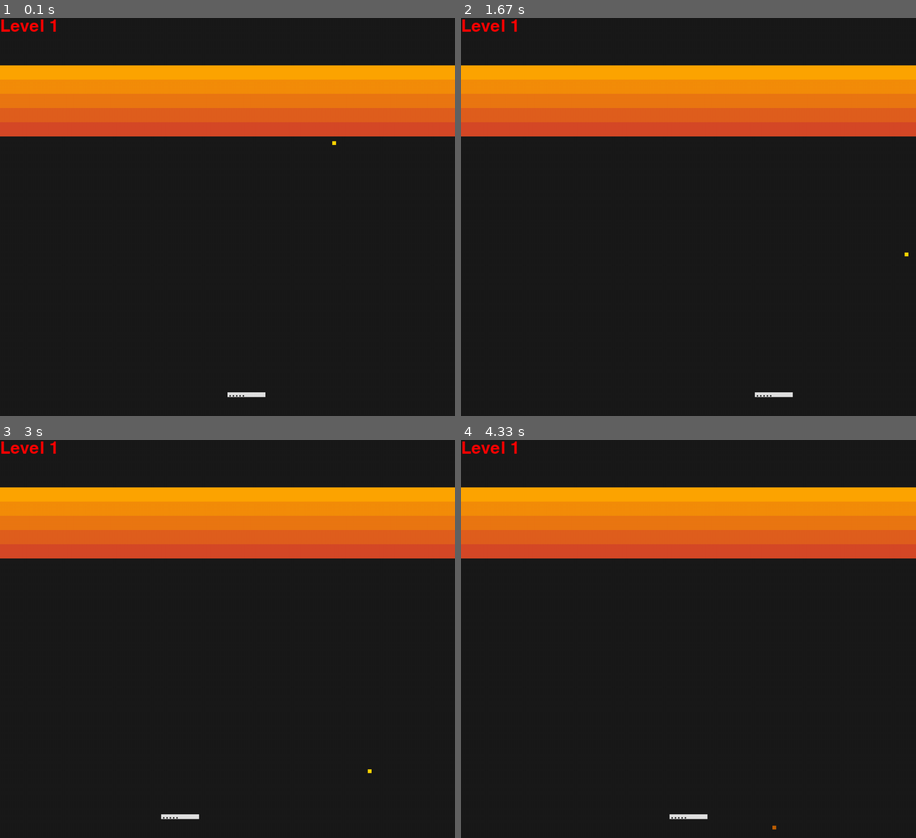
Above: before the commit, frames 1-4 (two rows, left to right).
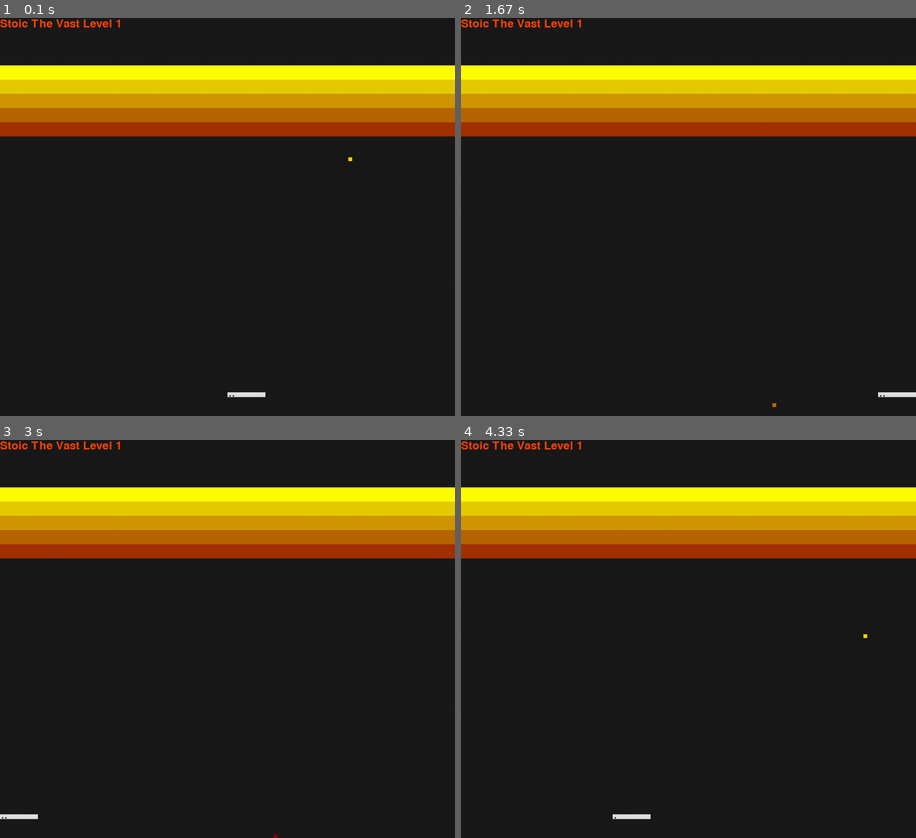
Above: after the commit, the same moments.

Repository: andygett/BreakoutXP-pygame
Game: pygame game, started from breakout.py
Two runs of this game, one before a commit and one after it. Both use one fixed random seed, a clock stepped at 60 frames per second and the inputs below.
Inputs:
- Up to frame 1 (0.1 s): no input
- Up to frame 2 (1.67 s): tap Enter at 0.33, 0.67 s; hold Right 1-1.47 s
- Up to frame 3 (3 s): hold Left 2-2.53 s; hold Left 2.57-2.97 s
- Up to frame 4 (4.33 s): hold Right 3-3.63 s; hold Left 3.67-4.13 s; hold Right from 4.17 s (still down)

The runs differ from the first frame. In frame 1, 18% of the frame differs, in the area x 0-100%, y 0-96%; in frame 2, 19%, in the area x 0-100%, y 0-98%; in frame 3, 19%; in frame 4, 19%.

Commit message:
Db, images introduced.

Diff:
--- /dev/null
+++ b/breakodb.py
@@ -0,0 +1,71 @@
+import sqlite3
+# import datetime
+
+class Db:
+  def __init__(self):
+    self.conn = sqlite3.connect('breakO.db')
+    self.userStats = None
+
+  def getUsers(self):
+    cur = self.conn.cursor()
+    cur.execute("select * from Users")
+    return cur.fetchall()
+
+  def newSession(self, idUser):
+    if idUser > 0:
+      cur = self.conn.cursor()
+      cur.execute("insert into Sessions (idUser) values (?)", (idUser, ))
+      self.conn.commit()
+      return cur.lastrowid
+    return 0
+
+  def endSession(self, idSession):
+    if (idSession >= 0):
+      cur = self.conn.cursor()
+      cur.execute("update Sessions set sessionEnd = dateTime('now') where "+
+        "idSession=(?)", (idSession, ))
+      self.conn.commit()
+
+  def newGame(self, idSession):
+    if idSession > 0:
+      cur = self.conn.cursor()
+      cur.execute("insert into Games (idSession) values (?)", (idSession, ))
+      self.conn.commit()
+      return cur.lastrowid
+    return 0
+
+  def endGame(self, idGame, level):
+    if (idGame >= 0):
+      cur = self.conn.cursor()
+      cur.execute("update Games set gameEnd = dateTime('now'), levelReached=(?) " +
+        "where idGame=(?)", (level, idGame))
+      self.conn.commit()
+
+  def getEventDict(self):
+    cur = self.conn.cursor()
+    cur.execute("select * from EventTypes")
+    evDict = {}
+    for row in cur.fetchall():
+      evDict[row[1]] = (row[0], row[2])
+    return evDict
+
+  def saveEvents(self, idGame, details):
+    sql = "insert into events (idGame, idEventType, time) values (%d, ?, ?)" % idGame
+    cur = self.conn.cursor()
+    cur.executemany(sql, details)
+    self.conn.commit()
+
+  def getUserStats(self, idUser):
+    if self.userStats is None:
+      sql = """
+SELECT et.EventName, count(et.idEventType) Times from sessions s
+  inner join games g on g.idSession = s.idSession
+  inner join Events e on e.idGame = g.idGame
+  inner join EventTypes et on et.idEventType = e.idEventType
+where s.idUser = (?)
+GROUP BY e.idEventType
+      """
+      cur = self.conn.cursor()
+      cur.execute(sql, (idUser,))
+      self.userStats = cur.fetchall()
+    return self.userStats
--- a/breakout.py
+++ b/breakout.py
@@ -1,6 +1,7 @@
-import sys, pygame, random
+import sys, pygame, random, datetime
 import numpy as np
-#import pygame.freetype
+import breakodb
+#import breakodb, eventlog
 
 colors = pygame.color.THECOLORS
 black = 0, 0, 0
@@ -14,33 +15,50 @@
   width = 80
   height = 30
   def __init__(self, row, col):
-    # Call the parent's constructor
     super().__init__()
-    topColor = colors["brown3"]
-    bottomColor = colors["orange"]
+    topColor = colors["yellow"]
+    bottomColor = colors["red4"]
+#    topColor = (random.randint(0, 255), random.randint(0, 255), random.randint(0, 255) )
+#    bottomColor = (random.randint(0, 255), random.randint(0, 255), random.randint(0, 255) )
     self.image = pygame.Surface([Brick.width, Brick.height])
 #    self.image.fill(Brick.color)
-    self.image.fill(fadeColor(topColor, bottomColor, row / Wall.numRows))
+    self.image.fill(fadeColor(bottomColor, topColor, row / Wall.numRows))
     self.rect = self.image.get_rect()
     self.rect.x = Brick.width * col
     self.rect.y = Wall.topGap + Brick.height * row
     self.powerUps=[]
 
 class Game(object):
-  numLives = 5
-  fps = 30
-  fSpeed = 5
+  numLives = 3
+  fps = 120
+  fSpeed = 4
   size = width, height = Brick.width * 12, 840
-
+  version = "1.3"
 
   def __init__(self):
+    self.db = breakodb.Db()
+    eventTypes = self.db.getEventDict()
+#    self.events=eventlog.Events(eventTypes)
+    self.events=Events(eventTypes)
+
+    self.users=self.db.getUsers()
+    self.userIndex = 0
+    self.idUser = self.users[self.userIndex][0]
+    self.userName=self.users[self.userIndex][1]
+    self.idSession = self.db.newSession(self.idUser)
+
     pygame.init()
     pygame.mouse.set_visible(0)
     self.screen = pygame.display.set_mode(Game.size)
+    self.bgColor = colors["gray10"]
     pygame.display.set_caption('Break Out, go ahead and give it to me')
+    self.fontHuge = pygame.font.Font(pygame.font.get_default_font(), 24)
+    self.fontLarge = pygame.font.Font(pygame.font.get_default_font(), 20)
+    self.font = pygame.font.Font(pygame.font.get_default_font(), 14)
+    self.fontSmall = pygame.font.Font(pygame.font.get_default_font(), 12)
     self.clock = pygame.time.Clock()
-    self.font = pygame.font.Font(pygame.font.get_default_font(), 36)
-    self.levelThreshhold = 0.99999999999999999999999999999999999999999999999999999999999
+
+    self.levelThreshhold = 1
   #  gFont = pygame.freetype.Font("Comic Sans MS", 24)
 #    text_surface = font.render('Hello world', antialias=True, color=(255, 0, 0))
 
@@ -55,23 +73,31 @@
   def updateLives(self, delta=0):
     self.lives += delta
     if self.lives < 1 and not self.newGameWait:
+      self.endGame()
+      self.events.clear()
+      self.idGame = 0
       self.newGameWait = True
-      self.waitList.append([pygame.time.get_ticks() + 4*1000,
-        self.newGame])
+      self.waitList.add(4*1000, self.newGame)
       return False
     size = 3
     pad = 4
     top = 6
-    b = self.paddle.image.subsurface((0,top,self.paddle.rect.width,size))
+    b = self.paddle.image.subsurface((0, top, self.paddle.rect.width, size))
     b.fill(self.paddle.color)
-    for v in range(self.lives):
+    for v in range(self.lives - 1):
       x = pad + v*(size+pad)
       if (x + size < self.paddle.rect.width):
         b = self.paddle.image.subsurface((x,top,size,size))
         b.fill(fadeColor(self.paddle.color, colors["gray15"], 0))
     return True
 
+  def endGame(self):
+      self.db.saveEvents(self.idGame, self.events.details)
+      self.db.endGame(self.idGame, self.level)
+
   def newGame(self):
+    self.events.gameCache = {}
+    self.idGame = self.db.newGame(self.idSession)
     self.lives = Game.numLives
     self.level = 1
     self.newLevel()
@@ -84,7 +110,7 @@
     self.paddle = Paddle()
     self.allsprites.add(self.paddle)
     self.updateLives()
-    self.waitList = []
+    self.waitList = WaitList()
     Wall.render()
     self.totalBricks = len(self.bricks)
     self.hitThisManyBricksForNextLevel = self.totalBricks*self.levelThreshhold
@@ -96,46 +122,105 @@
     self.level += 1
     for b in self.balls:
       b.fSpeed = 0.5
-    game.waitList.append([pygame.time.get_ticks() + 3 * 1000,
-      game.newLevel])
+    game.waitList.add(3 * 1000, game.newLevel)
 
   def run(self):
     self.newGame()
-    run=True
-
-    while run:
+    runMode="r"
+    pauseStart = 0
+    while runMode != "q":
       self.clock.tick(Game.fps)
       for event in pygame.event.get():
         if event.type == pygame.QUIT:
-          run=False
+          runMode="q"
         elif event.type == pygame.KEYDOWN:
           if event.key == pygame.K_ESCAPE:
-            run=False
-
-      self.paddle.handle_keys()
-      self.balls.update()
-      self.powerUps.update()
-      self.processWaitList()
-
-
-      # Draw Everything
-      self.screen.fill(colors["gray10"])
-
-      self.allsprites.draw(self.screen)
-      text_surface = self.font.render("Level " + str(self.level), True, (255, 0, 0))
-      self.screen.blit(text_surface, dest=(0,0))
+            runMode="q"
+          if event.key == pygame.K_RETURN:
+            if runMode=="r":
+              pauseStart = pygame.time.get_ticks()
+              runMode="s"
+            else:
+              self.waitList.addPauseDuration(pygame.time.get_ticks() - pauseStart)
+              runMode="r"
+
+      self.showUserLevelOnClearScreen()
+      if runMode == "r":
+        self.runGame()
+      elif runMode=="s":
+        self.showStats()
       pygame.display.flip()
+
+    #self.db.endGame(self.idGame, self.level)
+    self.endGame()
+    self.db.endSession(self.idSession)
     pygame.quit()
     sys.exit()
 
-  def processWaitList(self):
-    slicedWaitList = []
-    for p in self.waitList:
-      if pygame.time.get_ticks() > p[0]:
-        p[1]()
-      else:
-        slicedWaitList.append(p)
-    self.waitList = slicedWaitList
+  def showStats(self):
+    s = "Version %s. © 2021 Stoic the Vast. All rights reserved. Any retransmission or rebroadcast of this game is strictly encouraged. Your mileage may vary. Similarities to real life are purely coincidental." % Game.version
+    self.renderData(s, (4, game.height - 20),
+        colors["peachpuff3"])
+    self.renderData(game.events.gameCache, heading="Game Stats")
+    self.renderData(game.db.getUserStats(self.idUser), (200, 50), heading="User Stats")
+
+  def showUserLevelOnClearScreen(self):
+    self.screen.fill(self.bgColor)
+    s = self.userName + " Level "  + str(self.level)
+    self.renderText(s, (0,0), self.fontHuge, colors["orangered"])
+
+  def renderData(self, data, dest=(50, 50), color=colors["peachpuff"],
+        font=None, heading=None ):
+    #tRect = pygame.Rect(Game.width/4, Game.height/4, Game.width/2, Game.height/2)
+    padding = 4
+    colWidth = 120
+    if font is None:
+      font = self.fontSmall
+    if type(data) is str:
+      self.renderText(data, dest, font, color)
+    elif type(data) is dict:
+      numCols = 2
+#      colWidth = (game.width - 100) / numCols
+      curTop = dest[1]
+      if heading is not None:
+        rect = self.renderText(heading, (dest[0] + padding, curTop),
+            self.fontLarge, color)
+        curTop += rect.bottom + padding
+
+      for k, v in data.items():
+        self.renderText(k, (dest[0], curTop), font, color)
+        rect = self.renderText(str(v), (dest[0] + colWidth, curTop),
+            font, color)
+        curTop += rect.bottom + padding
+
+    elif type(data) is list:
+      curTop = dest[1]
+      if heading is not None:
+        rect = self.renderText(heading, (dest[0] + padding, curTop),
+            self.fontLarge, color)
+        curTop += rect.bottom + padding
+
+      for i in range(len(data)):
+        self.renderText(data[i][0], (dest[0], curTop), font, color)
+        rect = self.renderText(str(data[i][1]), (dest[0] + colWidth, curTop),
+            font, color)
+        curTop += rect.bottom + padding
+
+
+  def renderText(self, s, dest, font, color):
+    tSurface = font.render(s, True, color, self.bgColor)
+    self.screen.blit(tSurface, dest=dest)
+    return tSurface.get_rect()
+
+  def runGame(self):
+    self.paddle.handle_keys()
+    self.balls.update()
+    self.powerUps.update()
+    self.waitList.process()
+
+    self.allsprites.draw(self.screen)
+    pygame.display.flip()
+
 
   def addBall(self):
     ball = Ball()
@@ -146,14 +231,33 @@
     for b in range(0, len(self.bricks)):
       brick=self.bricks.sprites()[b]
       r = random.random()
-      if r > 0.99:
+      if r > 0.98:
+        brick.powerUps.append(PUpExtraLife(brick))
+      elif r > 0.9:
+        brick.powerUps.append(PUpMultiBall(brick))
+      elif r > 0.2:
         brick.powerUps.append(PUpWiderPaddle(brick))
-      elif r > 0.985:
-        brick.powerUps.append(PUpMultiBall(brick))
-      elif r > 0.970:
-        brick.powerUps.append(PUpExtraLife(brick))
-
-
+
+
+class WaitList:
+  def __init__(self):
+    self.items = []
+
+  def add(self, delay, action):
+    self.items.append([pygame.time.get_ticks()+delay, action])
+
+  def process(self):
+    sliced = []
+    for i in self.items:
+      if pygame.time.get_ticks() > i[0]:
+        i[1]()
+      else:
+        sliced.append(i)
+    self.items = sliced
+
+  def addPauseDuration(self, duration):
+    for i in self.items:
+      i[0] += duration
 
 class Paddle(pygame.sprite.Sprite):
   hover = 40
@@ -221,6 +325,8 @@
     self.speed=[1,1]
     self.alive=True
     self.killTime = 0
+    game.events.add("NewBall")
+
 
   def move(self):
     self.x += self.speed[0]*self.fSpeed
@@ -228,12 +334,15 @@
     self.y += self.speed[1]*self.fSpeed
     self.rect.y = self.y
     if self.rect.right > Game.width:
+      game.events.add("ScreenBorderHit")
       self.rect.right = Game.width
       self.speed[0] = -1
     elif self.rect.left < 0:
+      game.events.add("ScreenBorderHit")
       self.rect.left = 0
       self.speed[0] = 1
     if self.rect.top < 0:
+      game.events.add("ScreenBorderHit")
       self.rect.top = 0
       self.speed[1] = 1
     if self.rect.bottom > Game.height:
@@ -245,6 +354,7 @@
   def checkDeath(self):
     if self.rect.top > game.paddle.rect.bottom:
       if self.alive:
+        game.events.add("DeadBall")
         #self.speed[1] = -1
         self.fSpeed = 0.5
         self.killTime = pygame.time.get_ticks() + Ball.deathDelay
@@ -268,7 +378,7 @@
           game.powerUps.add(powerUp)
 
       self.bounce()
-      if len(game.bricks) < int(game.totalBricks - game.hitThisManyBricksForNextLevel):
+      if len(game.bricks) <= int(game.totalBricks - game.hitThisManyBricksForNextLevel):
         game.delayNewLevel()
       else:
         game.updateProgressBar()
@@ -278,6 +388,8 @@
     if  pygame.sprite.collide_rect(self, game.paddle):
       self.y = game.paddle.rect.top - Ball.size
       self.bounce()
+      game.events.add("PaddleHit")
+
 
   def update(self):
     self.move()
@@ -303,10 +415,25 @@
   def bottom():
     return Wall.topGap + Wall.numRows*Brick.height
 
+class Events():
+  def __init__(self, evDict):
+    self.evDict = evDict
+    self.clear()
+    self.gameCache = {}
+
+  def clear(self):
+    self.details=[]
+
+  def add(self, eventName):
+    idEvent = self.evDict[eventName][0]
+    dbTime = datetime.datetime.now(datetime.timezone.utc).isoformat()[:23]
+    self.details.append((idEvent, dbTime))
+    self.gameCache[eventName] = self.gameCache.get(eventName, 0) + 1
+
 class PowerUp(pygame.sprite.Sprite):
-  size = 8
-  width = Brick.width/2
-  height = Brick.height
+#  size = 8
+  width = Brick.width
+  height = 2 * Brick.height
 
   deathDelay = 2.5 * 1000
 
@@ -315,7 +442,7 @@
     self.image = pygame.Surface([PowerUp.width, PowerUp.height])
     self.startColor=self.getStartColor()
     self.deadColor = colors["darkorange4"]
-    self.image.fill(self.startColor)
+    self.getImage()
     self.rect = self.image.get_rect()
     self.rect.x = brick.rect.x
     self.y = brick.rect.y
@@ -323,8 +450,11 @@
     self.fSpeed=Game.fSpeed/4
     self.speed=[0,1]
     self.alive=True
-    self.killTime = 0
+#    self.killTime = 0
     self.powerUpDuration = 10 * 1000
+
+  def getImage(self):
+    self.image.fill(self.startColor)
 
   def getStartColor(self):
     return colors["orange"]
@@ -332,23 +462,28 @@
   def move(self):
     self.y += self.speed[1]*self.fSpeed
     self.rect.y = self.y
-    if self.rect.bottom > Game.height:
-      self.rect.bottom = Game.height
-      self.y = self.rect.bottom - PowerUp.height
-      self.speed[1] = 0
-      self.image.fill(self.deadColor)
+    if self.rect.top > Game.height:
+      self.kill()
 
   def checkDeath(self):
-    if self.rect.top > game.paddle.rect.bottom:
+    pBottom = game.paddle.rect.bottom
+    if self.rect.top > pBottom:
       if self.alive:
-        self.fSpeed = 0.02
-        self.killTime = pygame.time.get_ticks() + Ball.deathDelay/2 # maybe game.delay?
+        self.addMissedPupEvent()
+        self.fSpeed /= 4
+#        self.killTime = pygame.time.get_ticks() + Ball.deathDelay # maybe game.delay?
         self.alive=False
-      percent = (Game.height - self.rect.bottom) / (Game.height - game.paddle.rect.bottom)
-      self.image.fill(fadeColor(self.startColor, self.deadColor, percent))
-      if pygame.time.get_ticks() > self.killTime:
-        self.kill()
-
+      factor = 1 - (self.rect.top - pBottom)/(Game.height - pBottom)
+      self.image = pygame.transform.scale(self.image,(
+        int(Ball.size + 72*factor), int(Ball.size + 52*factor)))
+
+  def addMissedPupEvent(self):
+    evName = self.getMissedEventName()
+    if evName != "None":
+      game.events.add(evName)
+
+  def getMissedEventName(self):
+    return "None"
 
   def hitPaddle(self):
     if  pygame.sprite.collide_rect(self, game.paddle):
@@ -358,8 +493,8 @@
 
   def update(self):
     self.move()
+    self.hitPaddle()
     self.checkDeath()
-    self.hitPaddle()
 
   def activate(self):
     pass
@@ -369,35 +504,55 @@
     super().__init__(brick)
 #    self.image.fill(self.startColor)
 
+  def getImage(self):
+    self.image = pygame.image.load("img/PowerupBoxWiden.png")
+#    self.image = pygame.image.load("BreakoutImages/PowerupImages/PowerupBoxWiden.png")
+    self.image = pygame.transform.scale(self.image,(PowerUp.width, PowerUp.height))
+
   def getStartColor(self):
       return colors["papayawhip"]
 
   def activate(self):
       game.paddle.changeWidth(20)
-      game.waitList.append([pygame.time.get_ticks() + self.powerUpDuration,
-        lambda :game.paddle.changeWidth(-20)])
+      game.waitList.add(self.powerUpDuration, lambda :game.paddle.changeWidth(-20))
 
 class PUpMultiBall(PowerUp):
   min = 3
   max = 5
   def __init__(self, brick):
     super().__init__(brick)
-    self.image.fill(self.startColor)
+  #  self.image.fill(self.startColor)
 
   def activate(self):
+    game.events.add("MultiBall")
     delay = 1 * 1000
     game.addBall()
     for b in range(1, random.randint(PUpMultiBall.min, PUpMultiBall.max)):
-      game.waitList.append([pygame.time.get_ticks() + delay*b,
-        game.addBall])
+#      game.waitList.append([pygame.time.get_ticks() + delay*b,
+#        game.addBall])
+      game.waitList.add(delay*b, game.addBall)
+
+  def getImage(self):
+    self.image = pygame.image.load("img/PowerupBoxMultiBall.png")
+#    self.image = pygame.image.load("BreakoutImages/PowerupImages/PowerupBoxMultiBall.png")
+    self.image = pygame.transform.scale(self.image,(PowerUp.width, PowerUp.height))
 
   def getStartColor(self):
       return colors["goldenrod"]
+
+  def getMissedEventName(self):
+     return "MultiBallMiss"
 
 class PUpExtraLife(PowerUp):
   def __init__(self, brick):
     super().__init__(brick)
 
+
+  def getImage(self):
+    self.image = pygame.image.load("img/PowerupBox1UP.png")
+#    self.image = pygame.image.load("BreakoutImages/PowerupImages/PowerupBox1UP.png")
+    self.image = pygame.transform.scale(self.image,(PowerUp.width, PowerUp.height))
+
   def getStartColor(self):
       return colors["cyan2"]
 
Binary file added: breakO.db
Binary file added: img/PowerupBox1UP.png
Binary file added: img/PowerupBoxMultiBall.png
Binary file added: img/PowerupBoxWiden.png
